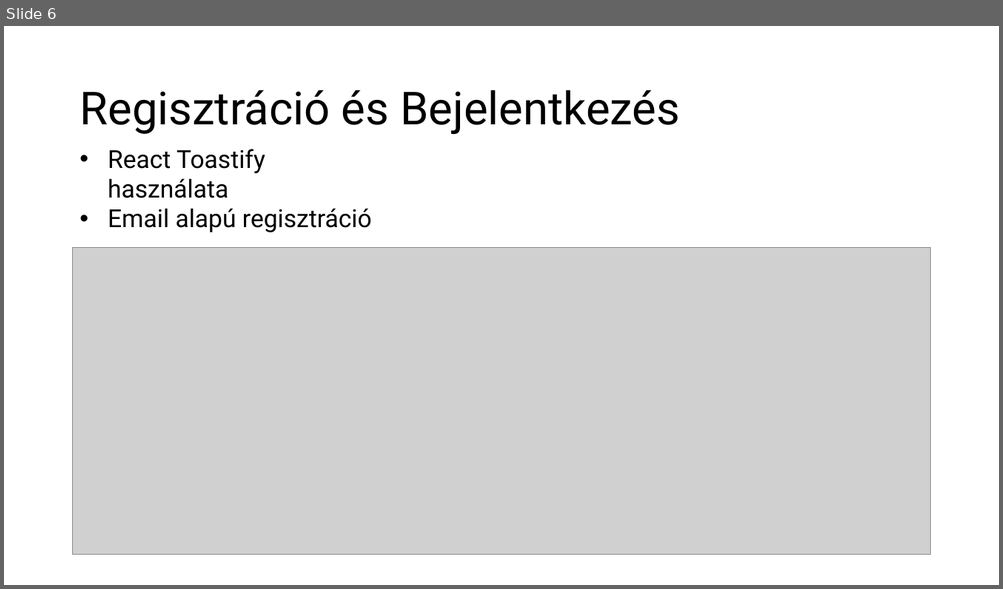
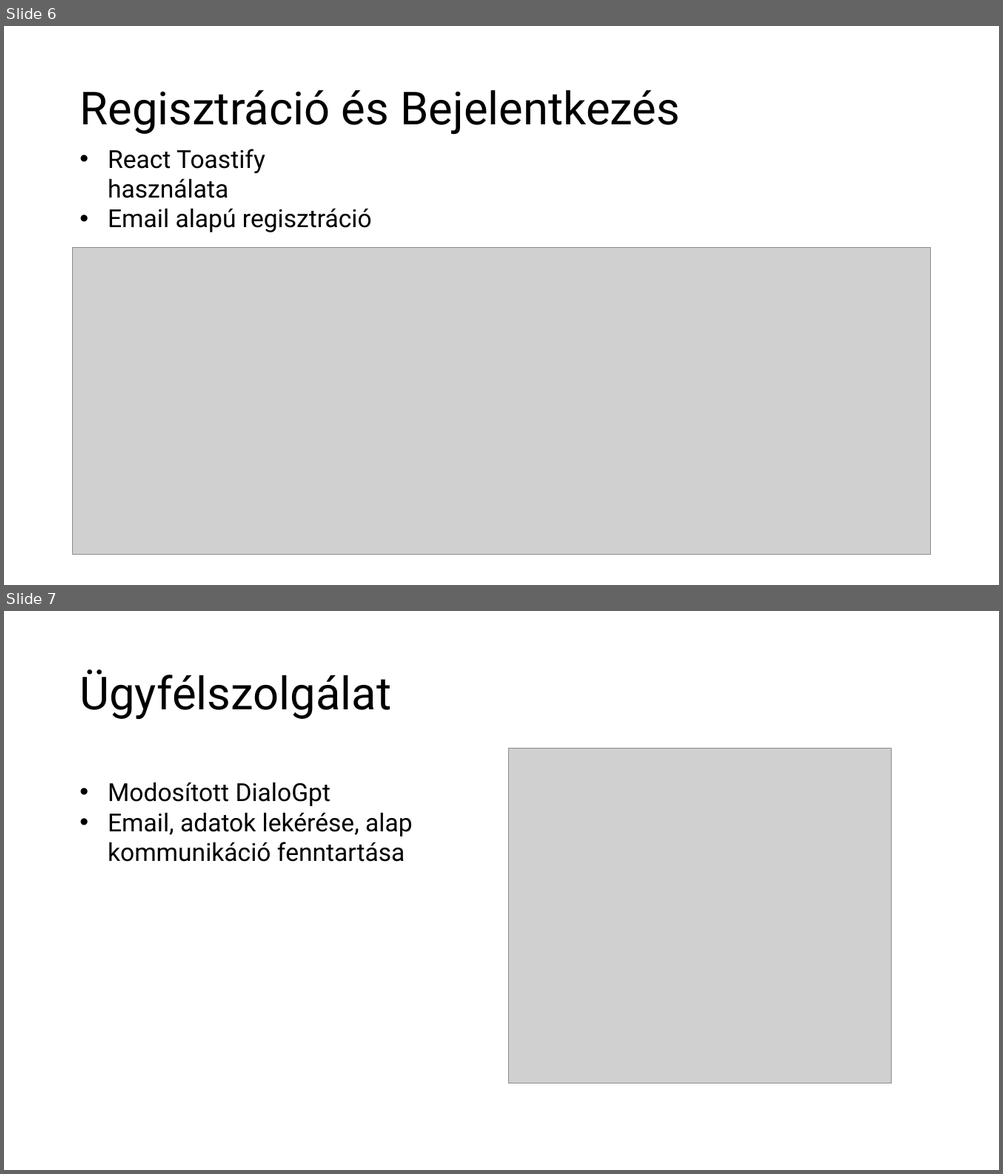
Before and after one commit to NovakDominikViktor/Trinity_Blood, a slide deck: ScriptSyncShop.pptx. Shown one above the other, each under a label of ours: slide 6 before the commit, slides 6 and 7 after it. The pictures are 1003x589 and 1003x1174 pixels, drawn with LibreOffice and Linux fonts; fonts in the diff are those of the drawing; grey boxes stand for pictures. Boxes give left, top, right and bottom in pixels: in the first picture for what was removed or moved away, otherwise in the second. Text is boxed around its words. In the diff, an @@ line names an element or a change of style, - is before the commit and + after.

```diff
--- a/ScriptSyncShop.pptx
+++ b/ScriptSyncShop.pptx
@@ slide 7 added at (4,611,999,1170), background #FFFFFF @@
@@ title added at (79,669,391,719), 44 pt, text #000000 @@
+Ügyfélszolgálat
@@ picture added at (509,749,891,1084) @@
@@ text added at (108,782,412,862), 24 pt, text #000000 @@
+• Modosított DialoGpt
+• Email, adatok lekérése, alap kommunikáció fenntartása
```
Also in this commit, not shown: 3 other slides added.
